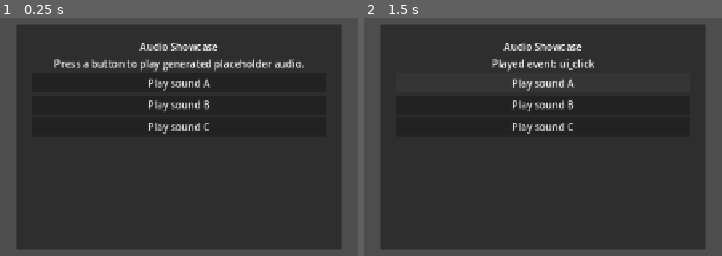
Above: before the commit, frames 1-2 (left to right).
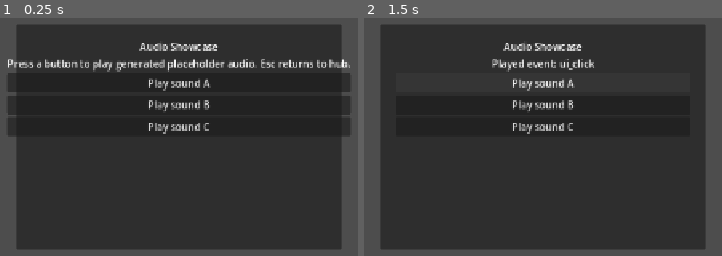
Above: after the commit, the same moments.

Repository: True-Ruslan/godot-simple-tamplate
Game: Godot game, scene res://game/scenes/examples/AudioShowcase.tscn
The game is run twice, just before and just after one commit, with the same random seed, the same clock (stepped at 60 frames per second) and the same inputs. This scene is started directly instead of the project's main scene.
Inputs (mouse positions are in pixels of both pictures, inside the frame that each line leads up to):
- Up to frame 1 (0.25 s): no input
- Up to frame 2 (1.5 s): tap A (move_left) at 0.5 s; move the mouse to (718, 115) at 0.52 s; hold D (move_right) 0.53-1.25 s; hold Ctrl (crouch) 0.53-1.25 s; click "Play sound A" at 1.25 s

The runs differ from the first frame. In frame 1, 3.0% of the frame differs, in the area x 2-98%, y 17-50%; in frame 2, nothing differs.

Commit message:
feat: add return handler to audio showcase

Diff:
--- a/game/scenes/examples/AudioShowcase.tscn
+++ b/game/scenes/examples/AudioShowcase.tscn
@@ -1,10 +1,14 @@
-[gd_scene load_steps=3 format=3]
+[gd_scene load_steps=4 format=3]
 
 [ext_resource type="Script" path="res://game/scripts/examples/AudioShowcaseController.gd" id="1_controller"]
 [ext_resource type="Script" path="res://game/scripts/audio/AudioManager.gd" id="2_audio"]
+[ext_resource type="Script" path="res://game/scripts/examples/ShowcaseReturnHandler.gd" id="3_return"]
 
 [node name="AudioShowcase" type="Node"]
 script = ExtResource("1_controller")
+
+[node name="ReturnHandler" type="Node" parent="."]
+script = ExtResource("3_return")
 
 [node name="AudioManager" type="Node" parent="."]
 script = ExtResource("2_audio")
@@ -49,7 +53,7 @@
 
 [node name="StatusLabel" type="Label" parent="CanvasLayer/Root/Panel/MarginContainer/VBoxContainer"]
 layout_mode = 2
-text = "Press a button to play generated placeholder audio."
+text = "Press a button to play generated placeholder audio. Esc returns to hub."
 horizontal_alignment = 1
 
 [node name="SoundAButton" type="Button" parent="CanvasLayer/Root/Panel/MarginContainer/VBoxContainer"]
